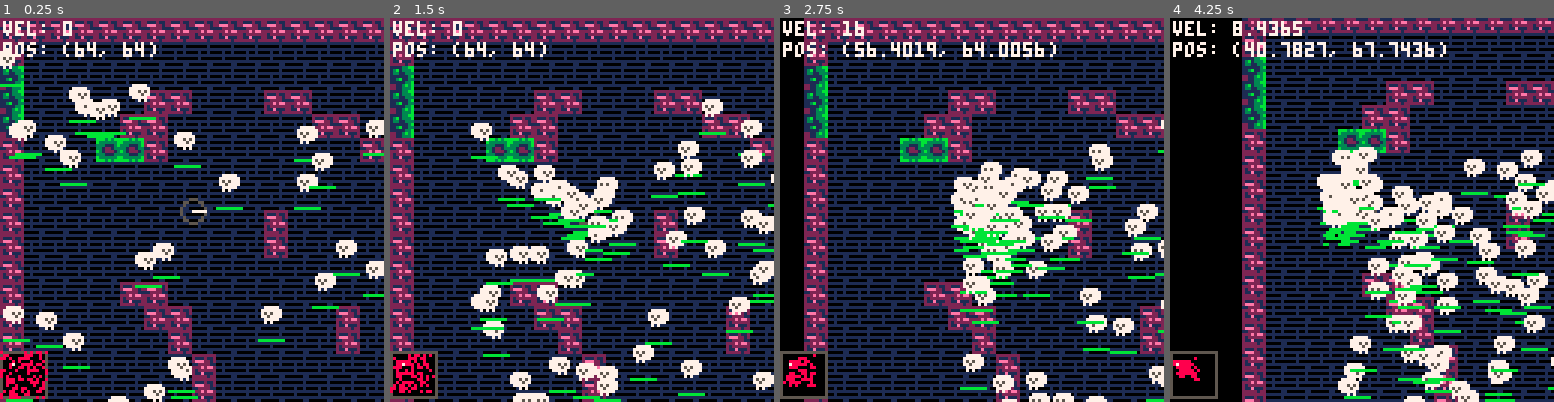
Above: before the commit, frames 1-4 (left to right).
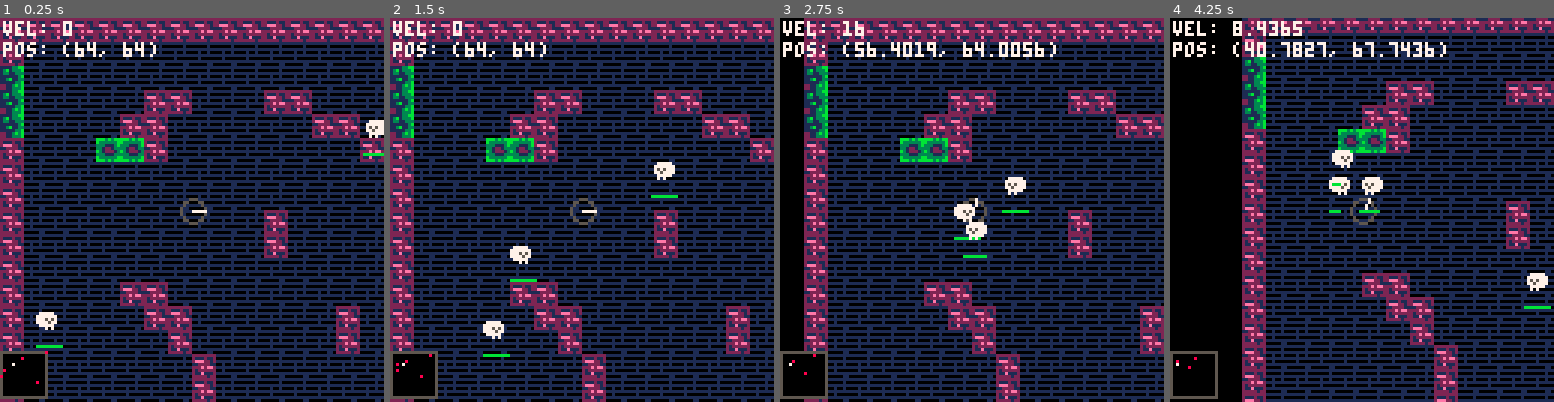
Above: after the commit, the same moments.

Repository: danneu/pico8-subspace
Game: PICO-8 cartridge subspace.p8
Two runs of this game, one before a commit and one after it. Both use one fixed random seed, a clock stepped at 60 frames per second and the inputs below.
Inputs:
- Up to frame 1 (0.25 s): no input
- Up to frame 2 (1.5 s): tap X (X key) at 0.33, 1.07 s
- Up to frame 3 (2.75 s): hold Right 1.6-2.1 s; tap X (X key) at 1.85 s; hold Up 2.15-2.42 s; hold Right from 2.47 s (still down)
- Up to frame 4 (4.25 s): tap X (X key) at 2.97, 4.08 s; release Right at 3.03 s; hold Left 3.08-3.58 s; hold Down 3.63-3.97 s; hold Right from 4.02 s (still down)

The runs differ from the first frame. In frame 1, 6.8% of the frame differs, in the area x 0-100%, y 8-100%; in frame 2, 11%; in frame 3, 10%; in frame 4, 14%, in the area x 0-100%, y 33-100%.

Commit message:
Impl enemy pool

Diff:
--- a/subspace.p8
+++ b/subspace.p8
@@ -50,16 +50,32 @@
 
 -- TODO: Make enemy pool and actually spawn enemies
 local enemies = {}
-function gen_enemy()
+local enemy_idx=#enemies -- so that first usage is idx=1
+for i=1,128 do
     local x=rnd(mapsize)
     local y=rnd(mapsize)
     local acc=rnd(1)+0.5
     -- TODO: random maxspeed or scale speed difficulty progression
-    printh("enemy spawned: "..x..", "..y)
-    return {kind="follower",hp=100,maxhp=100,x=x,y=y,dx=0,dy=0,acc=acc,live=true}
-end
-for i=1,128 do
-    add(enemies, gen_enemy())
+    local e = {
+        kind="follower",
+        hp=100,
+        maxhp=100,
+        x=x,y=y,
+        dx=0,dy=0,
+        acc=acc,
+        live=false
+    }
+    add(enemies, e)
+end
+function get_pooled_enemy()
+    enemy_idx = (enemy_idx+#enemies) % #enemies + 1
+    local e = enemies[enemy_idx]
+    e.live = false
+    return e
+end
+-- spawn a few enemies off the bat just for demo
+for i=1,5 do
+    enemies[i].live = true
 end
 
 function vec_subtract(x2, y2, x1, y1)
